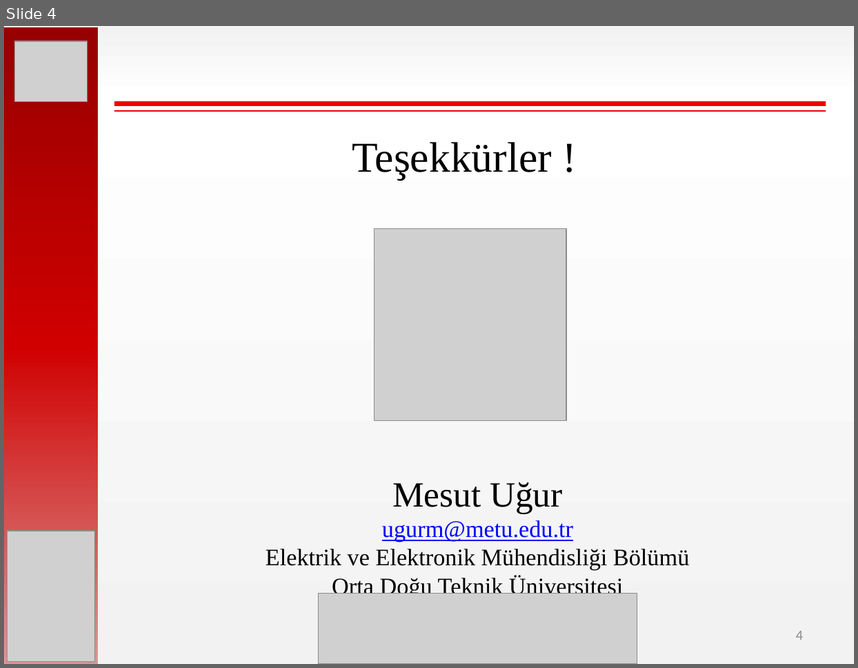
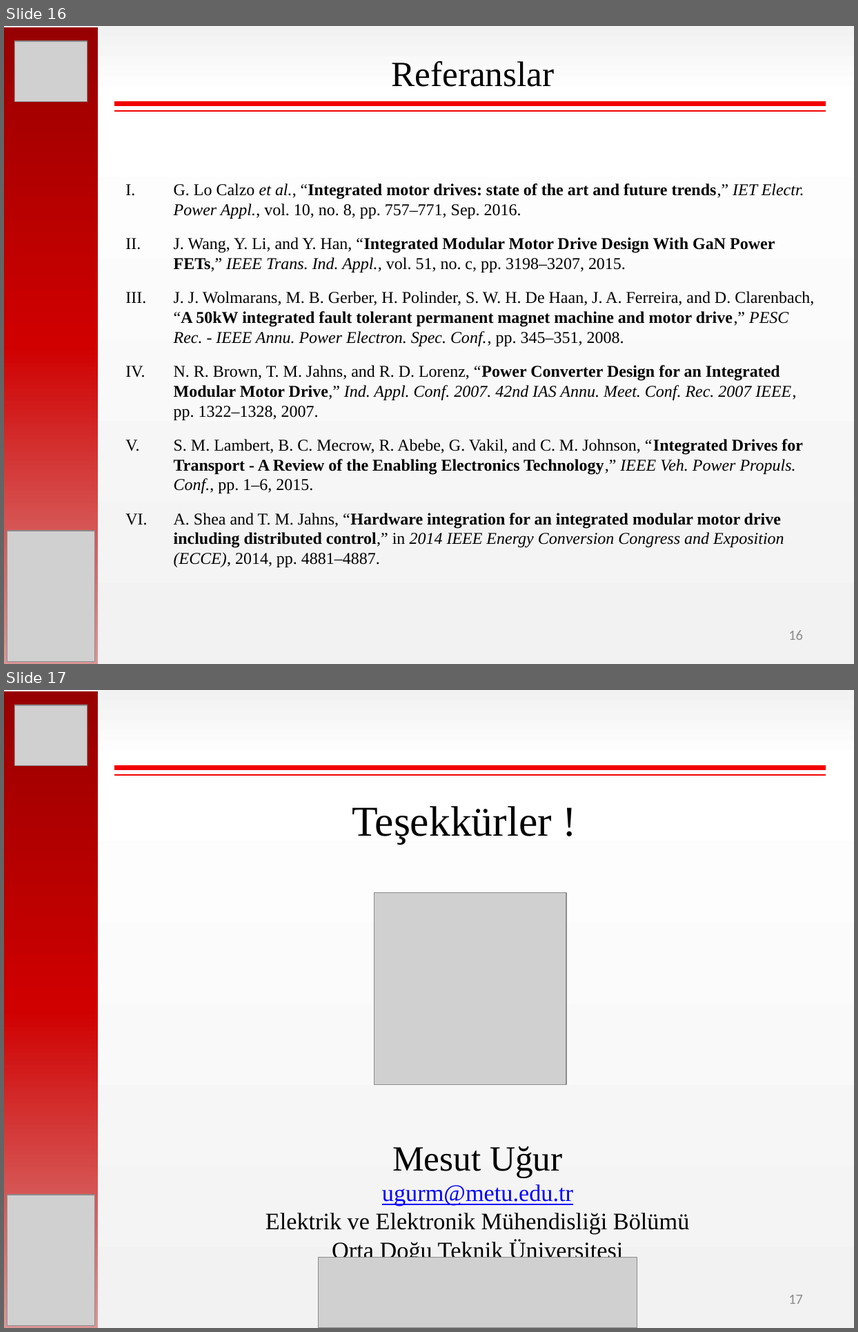
Before and after one commit to hakanpolat/IMMD, a slide deck: Paper/EL-EN 2017/sunum/ELEN2017_OralPres_Mesut_Uğur.pptx. Shown one above the other, each under a label of ours: slide 4 before the commit, slides 16 and 17 after it. The pictures are 858x668 and 858x1332 pixels, drawn with LibreOffice and Linux fonts; fonts in the diff are those of the drawing; grey boxes stand for pictures. Boxes give left, top, right and bottom in pixels: in the first picture for what was removed or moved away, otherwise in the second. Text is boxed around its words. In the diff, an @@ line names an element or a change of style, - is before the commit and + after.

```diff
--- a/Paper/EL-EN 2017/sunum/ELEN2017_OralPres_Mesut_Uğur.pptx
+++ b/Paper/EL-EN 2017/sunum/ELEN2017_OralPres_Mesut_Uğur.pptx
@@ slide 16 added at box(4, 26, 854, 664), background gradient #F2F2F2 to #FFFFFF @@
@@ rectangle added at box(4, 27, 99, 664), fill gradient #970000 to #D00000 to #D99694 @@
@@ picture added at box(15, 41, 87, 102) @@
@@ text added at box(391, 61, 554, 87), 30 pt, text #000000 @@
+Referanslar
@@ line added from (114, 104) to (826, 104), #F20000 4 pt @@
@@ line added from (114, 111) to (826, 111), #F20000 1.5 pt @@
@@ text added at box(174, 183, 814, 567), 14 pt, text #000000 @@
+I. G. Lo Calzo et al., “Integrated motor drives: state of the art and future trends,” IET Electr. Power Appl., vol. 10, no. 8, pp. 757–771, Sep. 2016.
+II. J. Wang, Y. Li, and Y. Han, “Integrated Modular Motor Drive Design With GaN Power FETs,” IEEE Trans. Ind. Appl., vol. 51, no. c, pp. 3198–3207, 2015.
+III. J. J. Wolmarans, M. B. Gerber, H. Polinder, S. W. H. De Haan, J. A. Ferreira, and D. Clarenbach, “A 50kW integrated fault tolerant permanent magnet machine and motor drive,” PESC Rec. - IEEE Annu. Power Electron. Spec. Conf., pp. 345–351, 2008.
+IV. N. R. Brown, T. M. Jahns, and R. D. Lorenz, “Power Converter Design for an Integrated Modular Motor Drive,” Ind. Appl. Conf. 2007. 42nd IAS Annu. Meet. Conf. Rec. 2007 IEEE, pp. 1322–1328, 2007.
+V. S. M. Lambert, B. C. Mecrow, R. Abebe, G. Vakil, and C. M. Johnson, “Integrated Drives for Transport - A Review of the Enabling Electronics Technology,” IEEE Veh. Power Propuls. Conf., pp. 1–6, 2015.
+VI. A. Shea and T. M. Jahns, “Hardware integration for an integrated modular motor drive including distributed control,” in 2014 IEEE Energy Conversion Congress and Exposition (ECCE), 2014, pp. 4881–4887.
@@ picture added at box(7, 530, 94, 661) @@
@@ page number added at box(789, 630, 803, 639), 12 pt, text #8C8C8C @@
+16
@@ what was slide 4 is now slide 17 @@
@@ page number at box(789, 1294, 803, 1303): text changed @@
-4
+17
```
Also in this commit, not shown: 1 slide changed, 13 other slides added, 1 slide removed, 14 other files.
